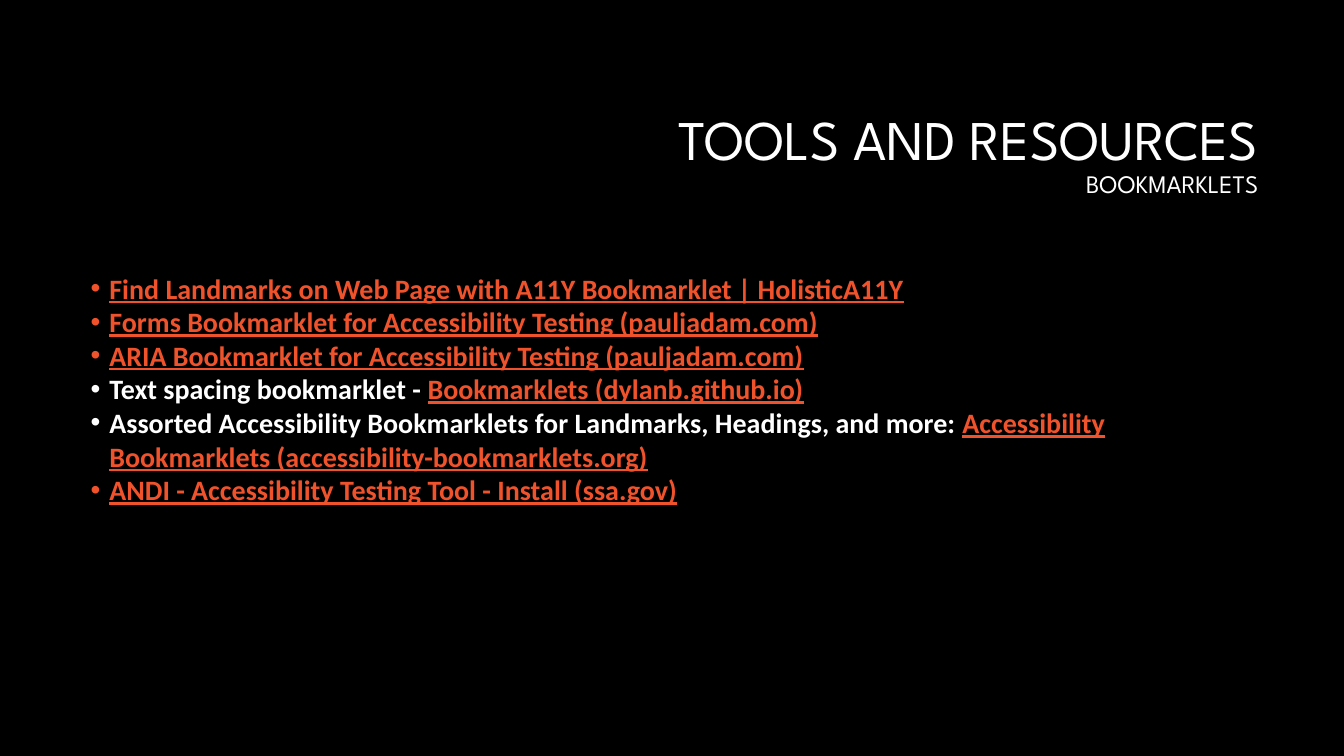
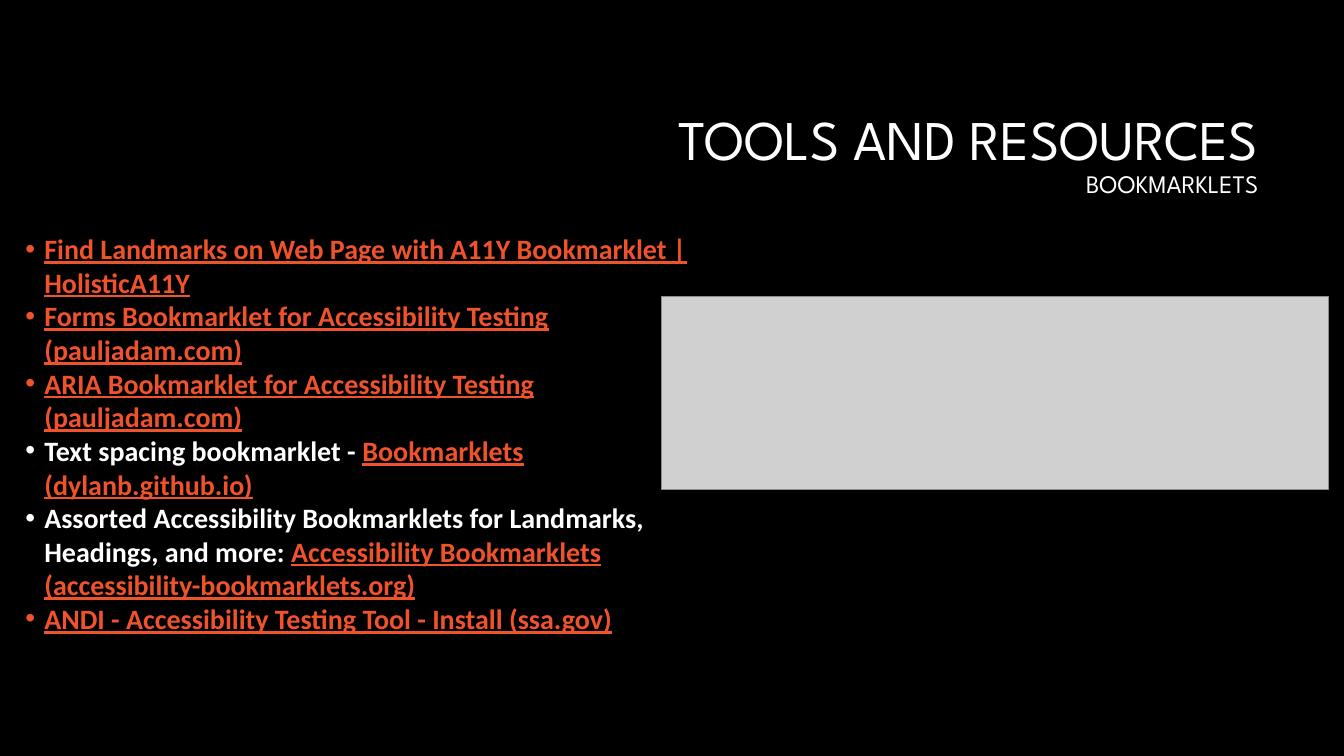
Before and after one commit to CorgiDev/A11y-Materials, a slide deck: slide 14 of Presenations/2023 Presentations/AccessibilityTesting101.pptx. Drawn at 1344x756 pixels with LibreOffice and Linux fonts; fonts in the diff are those of the drawing; grey boxes stand for pictures; background and template pictures are left out. Boxes give left, top, right and bottom in pixels: in the first picture for what was removed or moved away, otherwise in the second. Text is boxed around its words. In the diff, an @@ line names an element or a change of style, - is before the commit and + after.

Commit message:
Updated accessibility testing presentations.

```diff
--- a/Presenations/2023 Presentations/AccessibilityTesting101.pptx
+++ b/Presenations/2023 Presentations/AccessibilityTesting101.pptx
@@ text "Find Landmarks on Web Page ..." rewrapped from (x1=109, y1=279, x2=1104, y2=505) to (x1=44, y1=239, x2=667, y2=634) @@
@@ picture added at (x1=661, y1=296, x2=1329, y2=489) @@
```
Also in this commit, not shown: 2 slides added, 1 other file.
